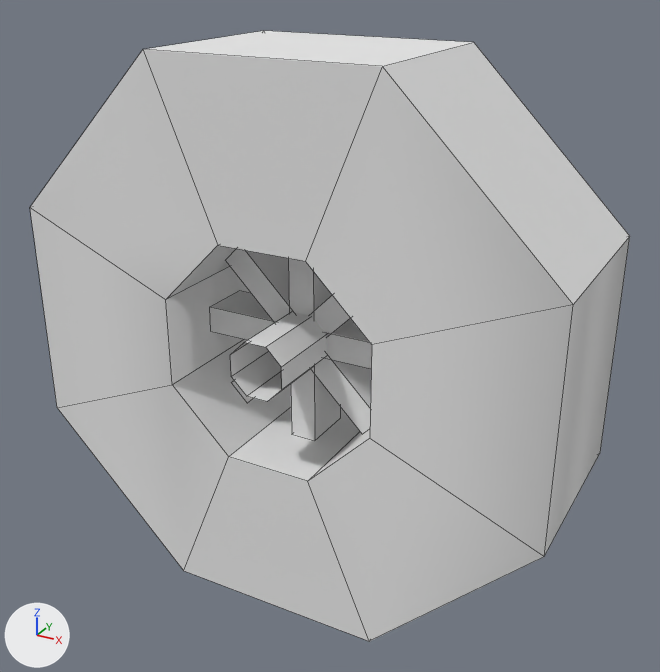
The OBJ model src/main/resources/assets/industrialwires/models/block/mech_mb/flywheel.obj as it was, and as the next commit left it.
Before and after are seen from a 50 mm lens placed at (2.42, -3.85, 2.16), pointed at (0.56, -0.48, 0.48). Every picture has the same lights, and +X, +Y and +Z are marked at lower left. Mesh edges are drawn as thin lines. Where no turn or scale is listed for an object, it has been applied to the vertices.

In view in the first picture: 'Flywheel_Cylinder', 'Shaft'.
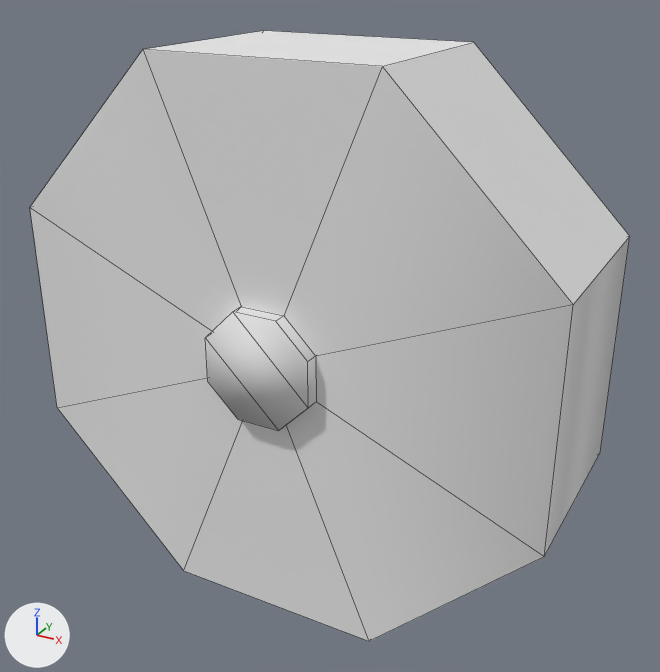
Changed parts and their boxes [x1, y1, x2, y2] in the pictures (660 x 672 px):
'Shaft', reshaped: before [230, 312, 326, 402]; after [205, 307, 316, 431]
part 1 of me_flywheel_cylinder, deleted: before [288, 258, 340, 441]
part 2 of me_flywheel_cylinder, deleted: before [210, 290, 372, 369]
part 3 of me_flywheel_cylinder, deleted: before [225, 249, 371, 434]
part 4 of me_flywheel_cylinder, deleted: before [231, 295, 351, 403]
part 5 of me_flywheel_cylinder, cut back: [152, 241, 497, 505] in both
part 6 of me_shaft, built on: before [230, 312, 326, 402]; after [205, 307, 316, 431]

What changed in the scene script:
```text
Change me_flywheel_cylinder:
    where me_flywheel_cylinder.from_pydata(...)  # 64 vertices, 48 faces; spans x -0.75..1.75, y -0.94..-0.06, z -0.75..1.75
    used by ob_flywheel_cylinder; location = (0.0, 0.0, 0.0)
    verts and faces of me_flywheel_cylinder; kept vertices keep their numbers, new ones are numbered from 64
    before: 16 (0.0, -0.94, 0.29) at pixel (172, 384), 17 (0.0, -0.06, 0.29), 18 (0.0, -0.06, 0.71), 19 (0.0, -0.94, 0.71) at pixel (165, 299), 20 (0.29, -0.94, 1.0) at pixel (217, 245)
    before: 21 (0.29, -0.06, 1.0), 22 (0.71, -0.06, 1.0), 23 (0.71, -0.94, 1.0) at pixel (305, 261), 24 (1.0, -0.94, 0.71) at pixel (371, 344), 25 (1.0, -0.06, 0.71)
    before: 26 (1.0, -0.06, 0.29), 27 (1.0, -0.94, 0.29) at pixel (369, 438), 28 (0.71, -0.94, 0.0) at pixel (307, 481), 29 (0.71, -0.06, 0.0), 30 (0.29, -0.06, 0.0)
    before: 31 (0.29, -0.94, 0.0) at pixel (228, 456)
    me_flywheel_cylinder part 1: the loose piece of 8 vertices spanning x 0.44..0.56, y -0.62..-0.37, z 0.0..1.0 is deleted
    me_flywheel_cylinder part 2: the loose piece of 8 vertices spanning x 0.0..1.0, y -0.62..-0.37, z 0.44..0.56 is deleted
    me_flywheel_cylinder part 3: the loose piece of 8 vertices spanning x 0.1..0.9, y -0.62..-0.37, z 0.1..0.9 is deleted
    me_flywheel_cylinder part 4: the loose piece of 8 vertices spanning x 0.1..0.9, y -0.62..-0.37, z 0.1..0.9 is deleted
    me_flywheel_cylinder part 5
    add delete_faces([(16, 17, 18, 19), (18, 21, 20, 19), (20, 21, 22, 23), (22, 25, 24, 23), (24, 25, 26, 27), (26, 29, 28, 27)])
    add delete_faces([(28, 29, 30, 31), (16, 31, 30, 17)])
    add verts[16] = (0.25, -0.94, 0.4)  # moved
    add verts[17] = (0.25, -0.06, 0.4)  # moved
    add verts[18] = (0.25, -0.06, 0.6)  # moved
    add verts[19] = (0.25, -0.94, 0.6)  # moved
    add verts[20] = (0.4, -0.94, 0.75)  # moved, pixel (241, 306)
    add verts[21] = (0.4, -0.06, 0.75)  # moved
    add verts[22] = (0.6, -0.06, 0.75)  # moved
    add verts[23] = (0.6, -0.94, 0.75)  # moved, pixel (283, 315)
    add verts[24] = (0.75, -0.94, 0.6)  # moved, pixel (315, 356)
    add verts[25] = (0.75, -0.06, 0.6)  # moved
    add verts[26] = (0.75, -0.06, 0.4)  # moved
    add verts[27] = (0.75, -0.94, 0.4)  # moved, pixel (316, 401)
    add verts[28] = (0.6, -0.94, 0.25)  # moved, pixel (286, 424)
    add verts[29] = (0.6, -0.06, 0.25)  # moved
    add verts[30] = (0.4, -0.06, 0.25)  # moved
    add verts[31] = (0.4, -0.94, 0.25)  # moved
Change me_shaft:
    used by ob_shaft; location = (0.0, 0.0, 0.0)
    remove me_shaft.from_pydata(...)  # 16 vertices, 8 faces; spans x 0.375..0.625, y -1.0..0.0, z 0.375..0.625
    add me_shaft.from_pydata(...)  # 16 vertices, 14 faces; spans x 0.25..0.75, y -1.0..0.0, z 0.25..0.75
    me_shaft part 6: the whole mesh is rebuilt
    me_shaft part 7: the surface is now shaded smooth
```
